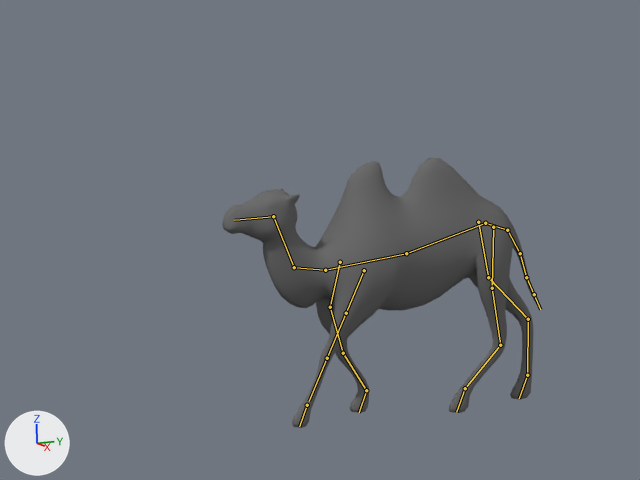
One commit to the Blender file camel.blend: the scene before it, then after it.
Before and after are seen from the file's camera 'Camera'. Arrows for +X, +Y and +Z are at lower left; the lights stay in place. Both versions are drawn at frame 0 of the action 'walk_cycle'; the numbers are the values there. The bones that bend it are drawn over the model as lines.

Objects in the first picture: 'Camel'.
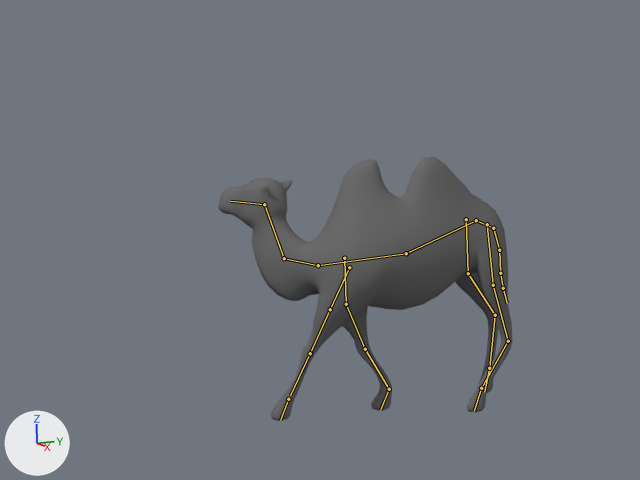
Commit message: adjusted walk cycle to circular walk (no sliding feed on ground)

Location of each change, [x1, y1, x2, y2] in pixels of the pictures (640 x 480 px):
'Camel', posed (8% narrower)
    before: [222, 158, 540, 428]
    after: [219, 157, 512, 421]
bone 'Body_front', root to tip
    before: (406, 253) to (325, 270)
    after: (406, 253) to (318, 265)
bone 'Head', root to tip
    before: (273, 216) to (234, 220)
    after: (264, 204) to (230, 201)
bone 'Finger.L', root to tip
    before: (307, 405) to (299, 426)
    after: (288, 399) to (280, 420)
bone 'Finger.R', root to tip
    before: (366, 390) to (359, 412)
    after: (389, 389) to (380, 410)
bone 'Body_back', root to tip
    before: (406, 253) to (485, 223)
    after: (406, 253) to (476, 220)
bone 'Tail05', root to tip
    before: (534, 294) to (540, 309)
    after: (503, 288) to (507, 303)
bone 'Toe.L', root to tip
    before: (465, 388) to (456, 412)
    after: (481, 388) to (474, 411)
bone 'Toe.R', root to tip
    before: (527, 375) to (519, 398)
    after: (489, 368) to (484, 392)

The change, as a list of edits to the scene's bpy script:
```text
Change bone_body_front:
    where bone_body_front = bpy.data.objects['Armature'].pose.bones['Body_front']
    bone_body_front.location: (0.0, 0.006, 0.058) -> (0.003, 0.006, 0.058)
    bone_body_front.rotation_quaternion: (1.0, 0.0, 0.0, 0.0) -> (0.985, 0.0, 0.018, 0.169)  # degrees (0, 0, 0) -> degrees (0, 2, 19)
Change bone_head:
    where bone_head = bpy.data.objects['Armature'].pose.bones['Head']
    bone_head.location: (0.0, 0.043, -0.015) -> (0.475, -0.106, -0.017)
    bone_head.rotation_quaternion: (1.0, 0.0, 0.0, 0.0) -> (0.859, 0.0, 0.005, -0.511)  # degrees (0, 0, 0) -> degrees (0, 0, -61)
Change bone_finger_l:
    where bone_finger_l = bpy.data.objects['Armature'].pose.bones['Finger.L']
    bone_finger_l.location: (0.0, 0.153, 0.374) -> (0.289, 0.162, 0.383)
    bone_finger_l.rotation_quaternion: (1.0, 0.0, 0.0, 0.0) -> (0.946, -0.006, 0.3, -0.123)  # degrees (0, 0, 0) -> degrees (-6, 34, -17)
Change bone_finger_r:
    where bone_finger_r = bpy.data.objects['Armature'].pose.bones['Finger.R']
    bone_finger_r.location: (0.0, -0.077, -0.189) -> (-0.016, -0.138, -0.339)
    bone_finger_r.rotation_quaternion: (1.0, 0.0, 0.0, 0.0) -> (0.946, 0.003, 0.175, -0.071)  # degrees (0, 0, 0) -> degrees (-1, 21, -9)
Change bone_body_back:
    where bone_body_back = bpy.data.objects['Armature'].pose.bones['Body_back']
    bone_body_back.location: (0.0, -0.015, -0.056) -> (-0.003, -0.017, -0.055)
    bone_body_back.rotation_quaternion: (1.0, 0.0, 0.0, 0.0) -> (0.995, 0.0, 0.027, 0.098)  # degrees (0, 0, 0) -> degrees (0, 3, 11)
Change bone_tail05:
    where bone_tail05 = bpy.data.objects['Armature'].pose.bones['Tail05']
    bone_tail05.location: (0.0, 0.085, 0.031) -> (-0.334, 0.053, -0.042)
    bone_tail05.rotation_quaternion: (1.0, 0.0, 0.0, 0.0) -> (0.956, 0.001, -0.27, 0.117)  # degrees (0, 0, 0) -> degrees (-4, -31, 15)
Change bone_toe_l:
    where bone_toe_l = bpy.data.objects['Armature'].pose.bones['Toe.L']
    bone_toe_l.location: (0.0, 0.159, 0.371) -> (-0.026, 0.114, 0.265)
    bone_toe_l.rotation_quaternion: (1.0, 0.0, 0.0, 0.0) -> (0.998, -0.002, -0.063, 0.027)  # degrees (0, 0, 0) -> degrees (0, -7, 3)
Change bone_toe_r:
    where bone_toe_r = bpy.data.objects['Armature'].pose.bones['Toe.R']
    bone_toe_r.location: (0.0, -0.08, -0.188) -> (0.397, -0.03, -0.098)
    bone_toe_r.rotation_quaternion: (1.0, 0.0, 0.0, 0.0) -> (0.956, 0.008, -0.27, 0.116)  # degrees (0, 0, 0) -> degrees (-3, -31, 15)
```
